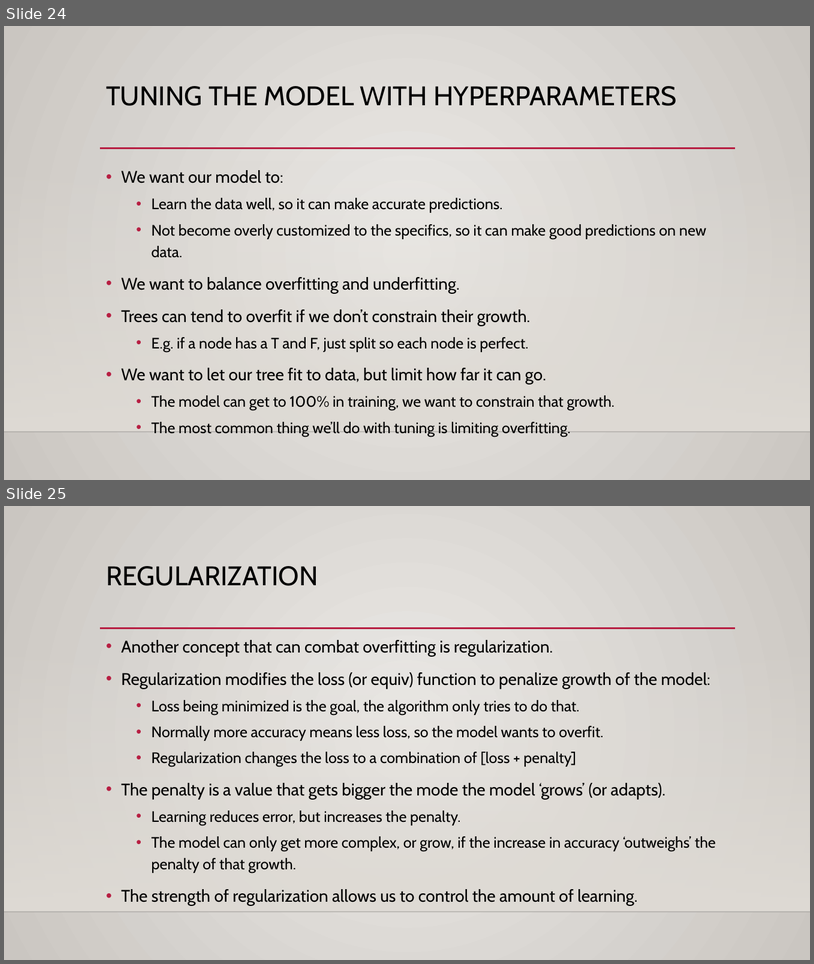
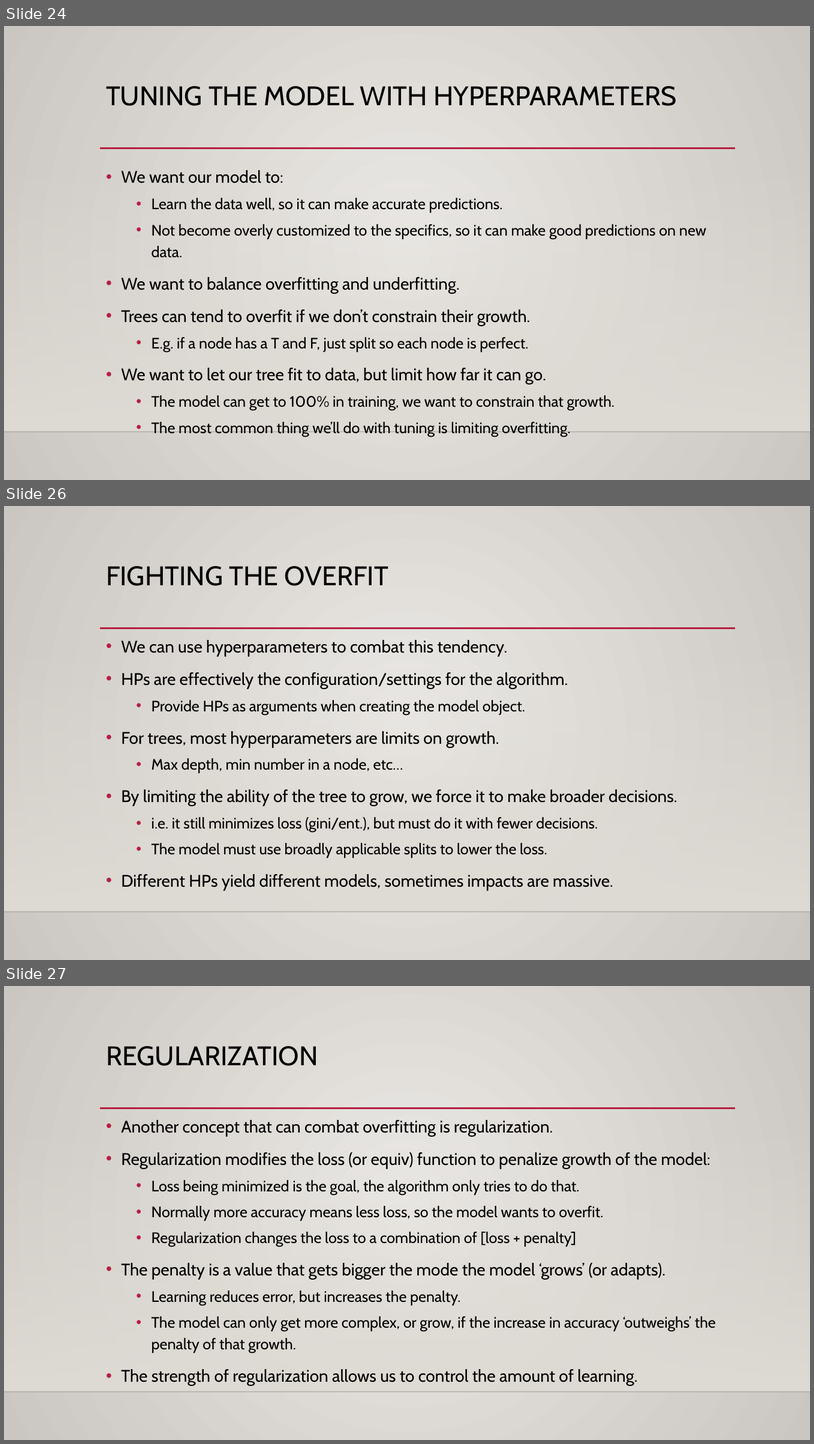
Before and after one commit to AkeemSemperDataScience/Intro_to_Machine_Learning_Students, a slide deck: reference_content/Slides/002_Trees_EDA.pptx. Shown one above the other, each under a label of ours: slides 24 and 25 before the commit, slides 24, 26 and 27 after it; the slides between them are not shown. The pictures are 814x964 and 814x1444 pixels, drawn with LibreOffice and Linux fonts; fonts in the diff are those of the drawing; background and template pictures are left out. Boxes give left, top, right and bottom in pixels: in the first picture for what was removed or moved away, otherwise in the second. Text is boxed around its words. In the diff, an @@ line names an element or a change of style, - is before the commit and + after.

```diff
--- a/reference_content/Slides/002_Trees_EDA.pptx
+++ b/reference_content/Slides/002_Trees_EDA.pptx
@@ slide 26 added at bbox=[4, 506, 810, 960], background gradient #ECEAE7 to #CAC7C1; not listed: 3 template elements that a slide beside it also shows @@
@@ title added at bbox=[106, 566, 389, 586], 32 pt, text #000000 @@
+FIGHTING THE OVERFIT
@@ text added at bbox=[121, 640, 677, 890], 20 pt, text #000000 @@
+• We can use hyperparameters to combat this tendency.
+• HPs are effectively the configuration/settings for the algorithm.
+  • Provide HPs as arguments when creating the model object.
+• For trees, most hyperparameters are limits on growth.
+  • Max depth, min number in a node, etc…
+• By limiting the ability of the tree to grow, we force it to make broader decisions.
+  • i.e. it still minimizes loss (gini/ent.), but must do it with fewer decisions.
+  • The model must use broadly applicable splits to lower the loss.
+• Different HPs yield different models, sometimes impacts are massive.
@@ what was slide 25 is now slide 27 @@
```
Also in this commit, not shown: 3 slides changed, 6 other slides added, 1 slide removed, 4 other files.
